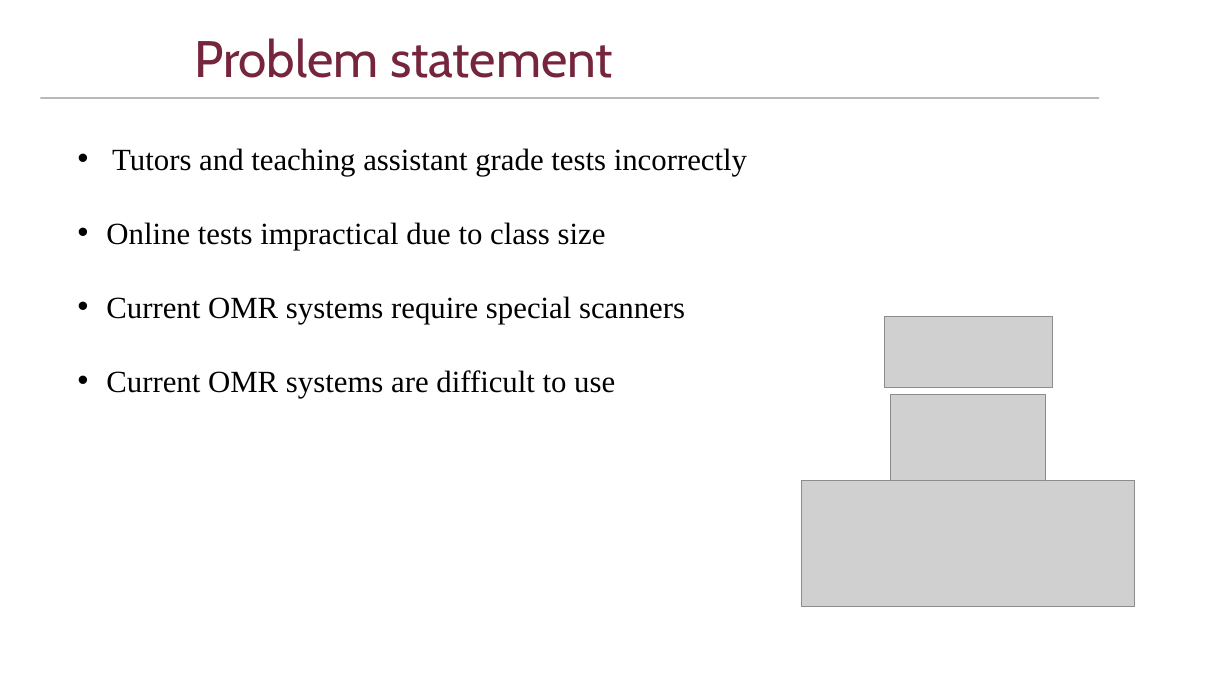
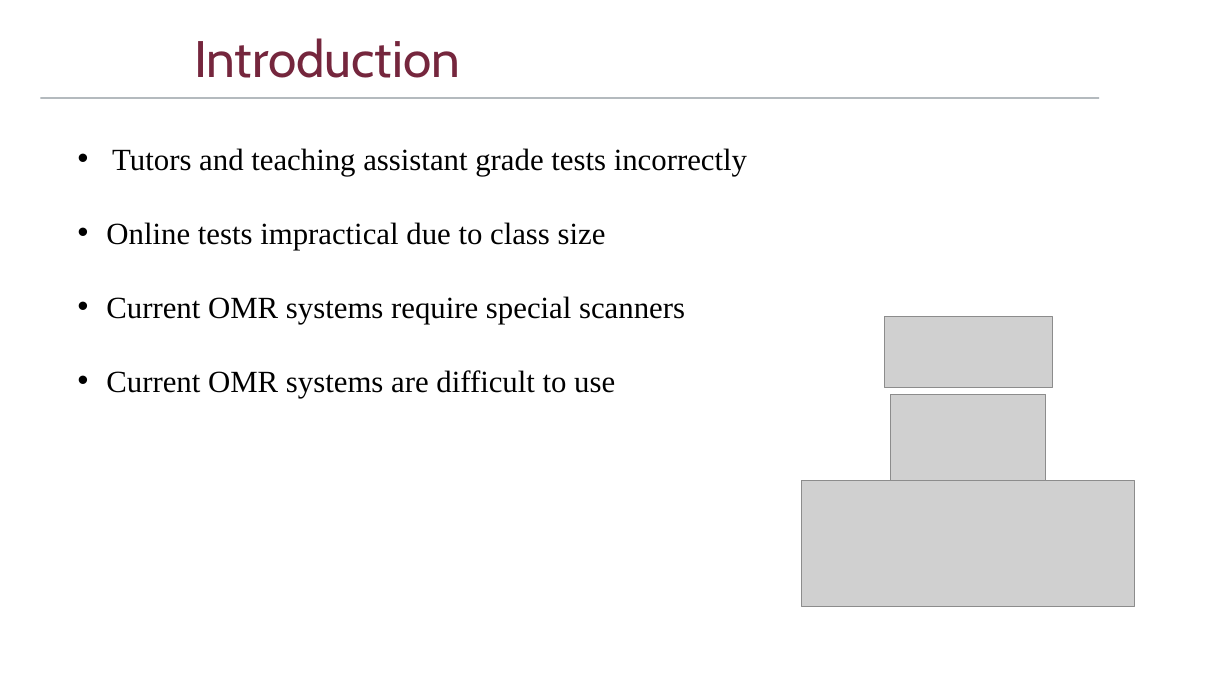
Before and after one commit to DriesSmit/SkripsieReport, a slide deck: slide 3 of OralExamination/SkripsieOral_APSmit.pptx. Drawn at 1232x693 pixels with LibreOffice and Linux fonts; fonts in the diff are those of the drawing; grey boxes stand for pictures; background and template pictures are left out. Boxes give left, top, right and bottom in pixels: in the first picture for what was removed or moved away, otherwise in the second. Text is boxed around its words. In the diff, an @@ line names an element or a change of style, - is before the commit and + after.

Commit message:
Intro,Overview and image processing is now complete.

```diff
--- a/OralExamination/SkripsieOral_APSmit.pptx
+++ b/OralExamination/SkripsieOral_APSmit.pptx
@@ title at bbox=[194, 38, 460, 78]: text changed @@
-Problem statement
+Introduction
```
Also in this commit, not shown: 1 other slide changed, 2 slides added, 2 slides removed, 1 other file.
